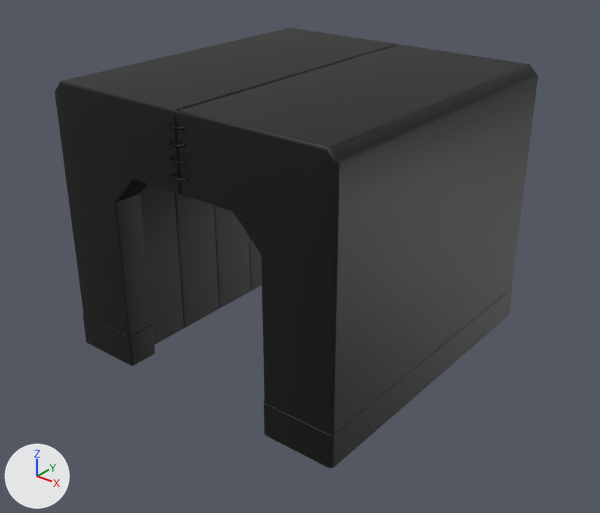
An edit to the FBX model Assets/Packs/SimpleTunnel/SM_SimpleTunnel.fbx, drawn before and after from the same camera.
One viewpoint serves both versions: a camera (50 mm lens) standing at (7.85, -9.77, 7.58) and looking at (0.07, -0.05, 1.56). Every picture has the same lights, and +X, +Y and +Z are marked at lower left. The older version comes first. Where no turn or scale is listed for an object, it has been applied to the vertices. Vertices at exactly the same position are counted once.

The first picture shows 'SM_TunnelSimple'.
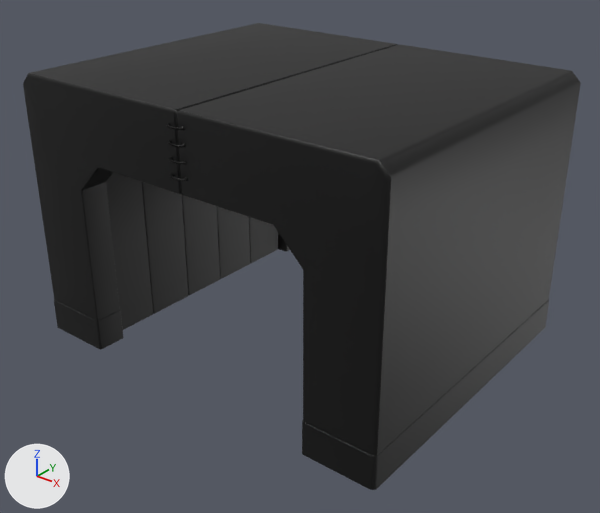
What differs and where, as boxes [x1, y1, x2, y2] in the pictures (600 x 513 px; the box of a moved part takes in the faces that stretch with it):
'SM_TunnelSimple', reshaped (15% wider, 6% taller)
    before: [55, 28, 538, 468]
    after: [23, 23, 581, 490]
part 1 of me_mesh, moved or reshaped
    before: [212, 64, 538, 468]
    after: [212, 64, 581, 490]
part 2 of me_mesh, moved or reshaped
    before: [55, 28, 395, 366]
    after: [23, 23, 395, 349]

Edits to the bpy script that builds the scene:
```text
Change me_mesh:
    used by ob_sm_tunnelsimple; location = (-0.08, 0.24, 2.28)
    remove me_mesh.from_pydata(...)  # 1770 vertices, 1641 faces; spans x -2.65..2.65, y -2.81..2.81, z -2.28..2.27
    add me_mesh.from_pydata(...)  # 1770 vertices, 1641 faces; spans x -3.45..3.35, y -2.81..2.81, z -2.28..2.27
    me_mesh part 1: all 317 vertices in x 0.95..2.65, y -2.73..2.73, z -2.28..2.27 are moved by (0.7, 0.0, 0.0)
    me_mesh part 2: all 289 vertices in x -2.65..-0.95, y -2.73..2.73, z -2.28..2.27 are moved by (-0.8, 0.0, 0.0)
```
